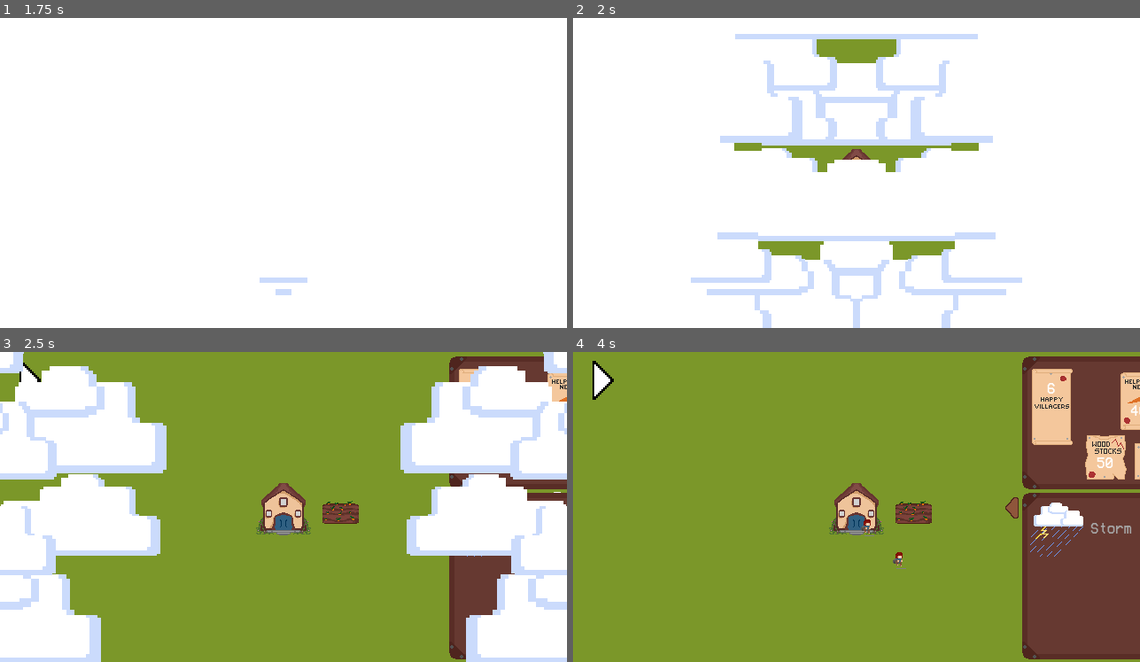
Above: before the commit, frames 1-4 (two rows, left to right).
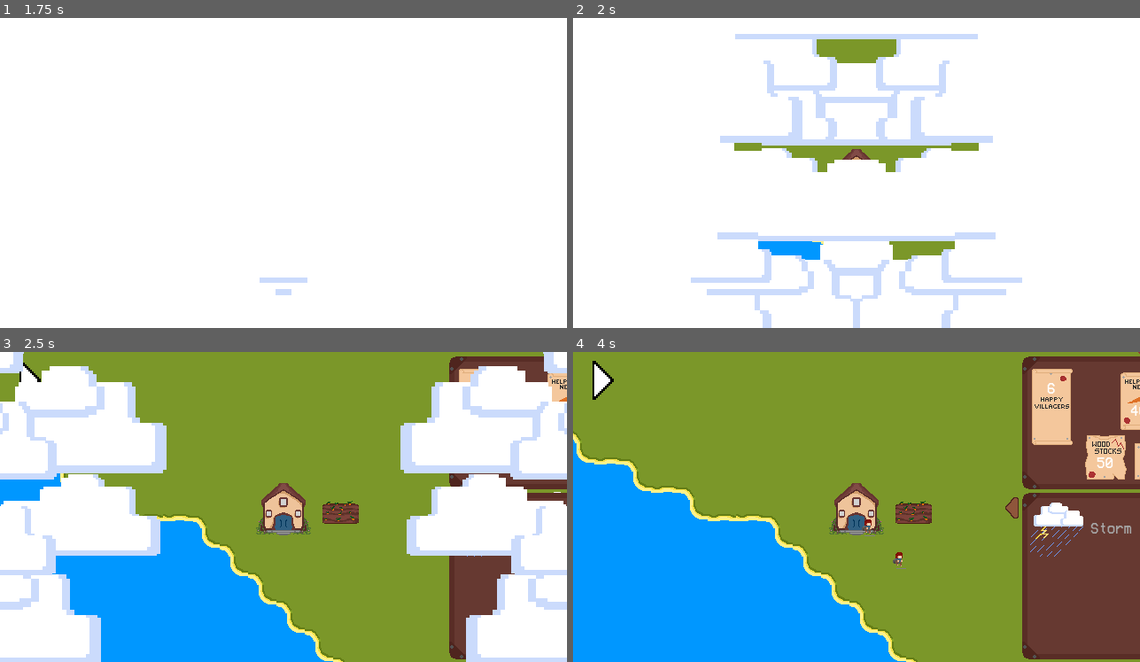
Above: after the commit, the same moments.

Repository: Resben/village-mayhem
Game: Godot game, scene res://scenes/ui/controller.tscn
Same seed, same stepped clock (60 frames per second), same inputs: the game is played once before the commit and once after it. Sound files missing from this copy of the repository are replaced by a short silence.
Inputs (mouse positions are in pixels of both pictures, inside the frame that each line leads up to):
- Up to frame 1 (1.75 s): click "Start" at 0.5 s; click "Start" at 1.25 s
- Up to frame 2 (2 s): no input
- Up to frame 3 (2.5 s): click (561, 507) at 2 s
- Up to frame 4 (4 s): click (986, 507) at 2.75 s; click (1117, 507) at 3.5 s

Frame 1 is identical in both runs. In frame 2, 0.5% of the frame differs, in the area x 32-45%, y 72-78%; in frame 3, 14%; in frame 4, 25%, in the area x 0-100%, y 0-100%.

Commit message:
[Feature] Added hill generation

Diff:
--- a/resources/tileset.tres
+++ b/resources/tileset.tres
@@ -1,13 +1,15 @@
-[gd_resource type="TileSet" load_steps=20 format=3 uid="uid://djp1po2qnkljk"]
+[gd_resource type="TileSet" load_steps=22 format=3 uid="uid://djp1po2qnkljk"]
 
 [ext_resource type="Texture2D" uid="uid://bycptb66p82f6" path="res://assets/temp/TilemapPlaceholders.png" id="2_h7vjk"]
 [ext_resource type="Texture2D" uid="uid://cywknnlv8xvlt" path="res://assets/environment/Tilemap.png" id="2_rydy1"]
+[ext_resource type="Texture2D" uid="uid://hv40h11ex8fk" path="res://assets/temp/grass_hills_tilemap.png" id="3_2fs7b"]
 
 [sub_resource type="TileSetAtlasSource" id="TileSetAtlasSource_afpvt"]
 texture = ExtResource("2_h7vjk")
 texture_region_size = Vector2i(32, 32)
 0:0/0 = 0
 1:0/0 = 0
+2:0/0 = 0
 
 [sub_resource type="NavigationPolygon" id="NavigationPolygon_gcnvv"]
 vertices = PackedVector2Array(-5, 6, -1, 16, -16, 16, -16, 1)
@@ -149,8 +151,29 @@
 3:3/0 = 0
 3:3/0/navigation_layer_0/polygon = SubResource("NavigationPolygon_ab6j7")
 
+[sub_resource type="TileSetAtlasSource" id="TileSetAtlasSource_y2i33"]
+texture = ExtResource("3_2fs7b")
+texture_region_size = Vector2i(32, 32)
+0:0/0 = 0
+1:0/0 = 0
+2:0/0 = 0
+3:0/0 = 0
+0:1/0 = 0
+1:1/0 = 0
+2:1/0 = 0
+3:1/0 = 0
+0:2/0 = 0
+1:2/0 = 0
+2:2/0 = 0
+3:2/0 = 0
+0:3/0 = 0
+1:3/0 = 0
+2:3/0 = 0
+3:3/0 = 0
+
 [resource]
 tile_size = Vector2i(32, 32)
 navigation_layer_0/layers = 1
 sources/1 = SubResource("TileSetAtlasSource_5g4sr")
 sources/0 = SubResource("TileSetAtlasSource_afpvt")
+sources/2 = SubResource("TileSetAtlasSource_y2i33")
--- a/scenes/ai/emotes.tscn
+++ b/scenes/ai/emotes.tscn
@@ -3,9 +3,24 @@
 [ext_resource type="Texture2D" uid="uid://q3d8v40exyue" path="res://assets/temp/emotions_sheet.png" id="1_4mccs"]
 [ext_resource type="Script" path="res://scenes/ai/emotes.gd" id="1_i6tcc"]
 
-[sub_resource type="Animation" id="Animation_fph3a"]
-resource_name = "work"
-length = 0.5
+[sub_resource type="Animation" id="Animation_dw81l"]
+length = 0.001
+tracks/0/type = "value"
+tracks/0/imported = false
+tracks/0/enabled = true
+tracks/0/path = NodePath("Sprite2D:frame")
+tracks/0/interp = 1
+tracks/0/loop_wrap = true
+tracks/0/keys = {
+"times": PackedFloat32Array(0),
+"transitions": PackedFloat32Array(1),
+"update": 1,
+"values": [0]
+}
+
+[sub_resource type="Animation" id="Animation_pxlfs"]
+resource_name = "chilled"
+length = 0.3
 loop_mode = 1
 tracks/0/type = "value"
 tracks/0/imported = false
@@ -14,10 +29,10 @@
 tracks/0/interp = 1
 tracks/0/loop_wrap = true
 tracks/0/keys = {
-"times": PackedFloat32Array(0, 0.1, 0.2, 0.3),
-"transitions": PackedFloat32Array(1, 1, 1, 1),
+"times": PackedFloat32Array(0, 0.1, 0.2),
+"transitions": PackedFloat32Array(1, 1, 1),
 "update": 1,
-"values": [0, 1, 2, 3]
+"values": [4, 5, 6]
 }
 
 [sub_resource type="Animation" id="Animation_puxvw"]
@@ -37,9 +52,9 @@
 "values": [8, 9]
 }
 
-[sub_resource type="Animation" id="Animation_pxlfs"]
-resource_name = "chilled"
-length = 0.3
+[sub_resource type="Animation" id="Animation_fph3a"]
+resource_name = "work"
+length = 0.5
 loop_mode = 1
 tracks/0/type = "value"
 tracks/0/imported = false
@@ -48,25 +63,10 @@
 tracks/0/interp = 1
 tracks/0/loop_wrap = true
 tracks/0/keys = {
-"times": PackedFloat32Array(0, 0.1, 0.2),
-"transitions": PackedFloat32Array(1, 1, 1),
+"times": PackedFloat32Array(0, 0.1, 0.2, 0.3),
+"transitions": PackedFloat32Array(1, 1, 1, 1),
 "update": 1,
-"values": [4, 5, 6]
-}
-
-[sub_resource type="Animation" id="Animation_dw81l"]
-length = 0.001
-tracks/0/type = "value"
-tracks/0/imported = false
-tracks/0/enabled = true
-tracks/0/path = NodePath("Sprite2D:frame")
-tracks/0/interp = 1
-tracks/0/loop_wrap = true
-tracks/0/keys = {
-"times": PackedFloat32Array(0),
-"transitions": PackedFloat32Array(1),
-"update": 1,
-"values": [0]
+"values": [0, 1, 2, 3]
 }
 
 [sub_resource type="AnimationLibrary" id="AnimationLibrary_kfdon"]
--- a/scenes/ai/villager.tscn
+++ b/scenes/ai/villager.tscn
@@ -22,6 +22,108 @@
 "values": [0]
 }
 
+[sub_resource type="Animation" id="Animation_eym01"]
+resource_name = "build"
+length = 0.4
+loop_mode = 1
+tracks/0/type = "value"
+tracks/0/imported = false
+tracks/0/enabled = true
+tracks/0/path = NodePath("Sprite2D:frame")
+tracks/0/interp = 1
+tracks/0/loop_wrap = true
+tracks/0/keys = {
+"times": PackedFloat32Array(0, 0.2),
+"transitions": PackedFloat32Array(1, 1),
+"update": 1,
+"values": [25, 26]
+}
+
+[sub_resource type="Animation" id="Animation_dsmhm"]
+resource_name = "construction"
+length = 0.4
+loop_mode = 1
+tracks/0/type = "value"
+tracks/0/imported = false
+tracks/0/enabled = true
+tracks/0/path = NodePath("Sprite2D:frame")
+tracks/0/interp = 1
+tracks/0/loop_wrap = true
+tracks/0/keys = {
+"times": PackedFloat32Array(0, 0.2),
+"transitions": PackedFloat32Array(1, 1),
+"update": 1,
+"values": [25, 26]
+}
+
+[sub_resource type="Animation" id="Animation_adupk"]
+resource_name = "food"
+length = 0.4
+loop_mode = 1
+tracks/0/type = "value"
+tracks/0/imported = false
+tracks/0/enabled = true
+tracks/0/path = NodePath("Sprite2D:frame")
+tracks/0/interp = 1
+tracks/0/loop_wrap = true
+tracks/0/keys = {
+"times": PackedFloat32Array(0, 0.2),
+"transitions": PackedFloat32Array(1, 1),
+"update": 1,
+"values": [10, 11]
+}
+
+[sub_resource type="Animation" id="Animation_ogrhl"]
+resource_name = "idle"
+length = 0.4
+loop_mode = 1
+tracks/0/type = "value"
+tracks/0/imported = false
+tracks/0/enabled = true
+tracks/0/path = NodePath("Sprite2D:frame")
+tracks/0/interp = 1
+tracks/0/loop_wrap = true
+tracks/0/keys = {
+"times": PackedFloat32Array(0, 0.2),
+"transitions": PackedFloat32Array(1, 1),
+"update": 1,
+"values": [5, 6]
+}
+
+[sub_resource type="Animation" id="Animation_p0hyd"]
+resource_name = "logging"
+length = 0.4
+loop_mode = 1
+tracks/0/type = "value"
+tracks/0/imported = false
+tracks/0/enabled = true
+tracks/0/path = NodePath("Sprite2D:frame")
+tracks/0/interp = 1
+tracks/0/loop_wrap = true
+tracks/0/keys = {
+"times": PackedFloat32Array(0, 0.2),
+"transitions": PackedFloat32Array(1, 1),
+"update": 1,
+"values": [15, 16]
+}
+
+[sub_resource type="Animation" id="Animation_ixhi3"]
+resource_name = "mine"
+length = 0.4
+loop_mode = 1
+tracks/0/type = "value"
+tracks/0/imported = false
+tracks/0/enabled = true
+tracks/0/path = NodePath("Sprite2D:frame")
+tracks/0/interp = 1
+tracks/0/loop_wrap = true
+tracks/0/keys = {
+"times": PackedFloat32Array(0, 0.2),
+"transitions": PackedFloat32Array(1, 1),
+"update": 1,
+"values": [20, 21]
+}
+
 [sub_resource type="Animation" id="Animation_gfhei"]
 resource_name = "walk"
 length = 0.5
@@ -37,108 +139,6 @@
 "transitions": PackedFloat32Array(1, 1, 1, 1, 1),
 "update": 1,
 "values": [0, 1, 2, 3, 4]
-}
-
-[sub_resource type="Animation" id="Animation_ixhi3"]
-resource_name = "mine"
-length = 0.4
-loop_mode = 1
-tracks/0/type = "value"
-tracks/0/imported = false
-tracks/0/enabled = true
-tracks/0/path = NodePath("Sprite2D:frame")
-tracks/0/interp = 1
-tracks/0/loop_wrap = true
-tracks/0/keys = {
-"times": PackedFloat32Array(0, 0.2),
-"transitions": PackedFloat32Array(1, 1),
-"update": 1,
-"values": [20, 21]
-}
-
-[sub_resource type="Animation" id="Animation_ogrhl"]
-resource_name = "idle"
-length = 0.4
-loop_mode = 1
-tracks/0/type = "value"
-tracks/0/imported = false
-tracks/0/enabled = true
-tracks/0/path = NodePath("Sprite2D:frame")
-tracks/0/interp = 1
-tracks/0/loop_wrap = true
-tracks/0/keys = {
-"times": PackedFloat32Array(0, 0.2),
-"transitions": PackedFloat32Array(1, 1),
-"update": 1,
-"values": [5, 6]
-}
-
-[sub_resource type="Animation" id="Animation_adupk"]
-resource_name = "food"
-length = 0.4
-loop_mode = 1
-tracks/0/type = "value"
-tracks/0/imported = false
-tracks/0/enabled = true
-tracks/0/path = NodePath("Sprite2D:frame")
-tracks/0/interp = 1
-tracks/0/loop_wrap = true
-tracks/0/keys = {
-"times": PackedFloat32Array(0, 0.2),
-"transitions": PackedFloat32Array(1, 1),
-"update": 1,
-"values": [10, 11]
-}
-
-[sub_resource type="Animation" id="Animation_p0hyd"]
-resource_name = "logging"
-length = 0.4
-loop_mode = 1
-tracks/0/type = "value"
-tracks/0/imported = false
-tracks/0/enabled = true
-tracks/0/path = NodePath("Sprite2D:frame")
-tracks/0/interp = 1
-tracks/0/loop_wrap = true
-tracks/0/keys = {
-"times": PackedFloat32Array(0, 0.2),
-"transitions": PackedFloat32Array(1, 1),
-"update": 1,
-"values": [15, 16]
-}
-
-[sub_resource type="Animation" id="Animation_dsmhm"]
-resource_name = "construction"
-length = 0.4
-loop_mode = 1
-tracks/0/type = "value"
-tracks/0/imported = false
-tracks/0/enabled = true
-tracks/0/path = NodePath("Sprite2D:frame")
-tracks/0/interp = 1
-tracks/0/loop_wrap = true
-tracks/0/keys = {
-"times": PackedFloat32Array(0, 0.2),
-"transitions": PackedFloat32Array(1, 1),
-"update": 1,
-"values": [25, 26]
-}
-
-[sub_resource type="Animation" id="Animation_eym01"]
-resource_name = "build"
-length = 0.4
-loop_mode = 1
-tracks/0/type = "value"
-tracks/0/imported = false
-tracks/0/enabled = true
-tracks/0/path = NodePath("Sprite2D:frame")
-tracks/0/interp = 1
-tracks/0/loop_wrap = true
-tracks/0/keys = {
-"times": PackedFloat32Array(0, 0.2),
-"transitions": PackedFloat32Array(1, 1),
-"update": 1,
-"values": [25, 26]
 }
 
 [sub_resource type="AnimationLibrary" id="AnimationLibrary_xjsdi"]
--- a/scenes/level/main.tscn
+++ b/scenes/level/main.tscn
@@ -82,7 +82,8 @@
 format = 2
 script = ExtResource("2_8ckyv")
 display_map = NodePath("../DisplayTileMap")
-dirt_placeholder_atlas = Vector2i(1, 0)
+high_placeholder_atlas = Vector2i(2, 0)
+sea_placeholder_atlas = Vector2i(1, 0)
 
 [node name="DisplayTileMap" type="TileMap" parent="."]
 texture_filter = 1
--- a/scenes/level/tilemap_controller.gd
+++ b/scenes/level/tilemap_controller.gd
@@ -1,35 +1,58 @@
 extends TileMap
 
-enum {GRASS, DIRT}
+enum {GRASS, SEA, HIGH}
 
 @export var display_map : TileMap
 @export var grass_placeholder_atlas : Vector2i
-@export var dirt_placeholder_atlas : Vector2i
+@export var high_placeholder_atlas : Vector2i
+@export var sea_placeholder_atlas : Vector2i
 
 @export var should_generate = true
 
 var neighbours = [Vector2i(0,0), Vector2i(1,0), Vector2i(0,1), Vector2i(1,1)]
 
 var noise = FastNoiseLite.new()
-var threshold = 0.5
+var sea_threshold = 0.5
+var high_threshold = 0.7
 
-var neighbours_to_atlas = {
+var neighbours_to_atlas_grass_sea = {
+	## GRASS TO SEA
 	[GRASS, GRASS, GRASS, GRASS] : Vector2i(2, 1),
-	[DIRT, DIRT, DIRT, GRASS] : Vector2i(1, 3),
-	[DIRT, DIRT, GRASS, DIRT] : Vector2i(0, 0),
-	[DIRT, GRASS, DIRT, DIRT] : Vector2i(0, 2),
-	[GRASS, DIRT, DIRT, DIRT] : Vector2i(3, 3),
-	[DIRT, GRASS, DIRT, GRASS] : Vector2i(1, 0),
-	[GRASS, DIRT, GRASS, DIRT] : Vector2i(3, 2),
-	[DIRT, DIRT, GRASS, GRASS] : Vector2i(3, 0),
-	[GRASS, GRASS, DIRT, DIRT] : Vector2i(1, 2),
-	[DIRT, GRASS, GRASS, GRASS] : Vector2i(1, 1),
-	[GRASS, DIRT, GRASS, GRASS] : Vector2i(2, 0),
-	[GRASS, GRASS, DIRT, GRASS] : Vector2i(2, 2),
-	[GRASS, GRASS, GRASS, DIRT] : Vector2i(3, 1),
-	[DIRT, GRASS, GRASS, DIRT] : Vector2i(2, 3),
-	[GRASS, DIRT, DIRT, GRASS] : Vector2i(0, 1),
-	[DIRT, DIRT, DIRT, DIRT] : Vector2i(0, 3),
+	[SEA, SEA, SEA, GRASS] : Vector2i(1, 3),
+	[SEA, SEA, GRASS, SEA] : Vector2i(0, 0),
+	[SEA, GRASS, SEA, SEA] : Vector2i(0, 2),
+	[GRASS, SEA, SEA, SEA] : Vector2i(3, 3),
+	[SEA, GRASS, SEA, GRASS] : Vector2i(1, 0),
+	[GRASS, SEA, GRASS, SEA] : Vector2i(3, 2),
+	[SEA, SEA, GRASS, GRASS] : Vector2i(3, 0),
+	[GRASS, GRASS, SEA, SEA] : Vector2i(1, 2),
+	[SEA, GRASS, GRASS, GRASS] : Vector2i(1, 1),
+	[GRASS, SEA, GRASS, GRASS] : Vector2i(2, 0),
+	[GRASS, GRASS, SEA, GRASS] : Vector2i(2, 2),
+	[GRASS, GRASS, GRASS, SEA] : Vector2i(3, 1),
+	[SEA, GRASS, GRASS, SEA] : Vector2i(2, 3),
+	[GRASS, SEA, SEA, GRASS] : Vector2i(0, 1),
+	[SEA, SEA, SEA, SEA] : Vector2i(0, 3),
+}
+
+var neighbours_to_atlas_grass_highland = {
+	## GRASS TO HIGHLAND
+	[HIGH, HIGH, HIGH, HIGH] : Vector2i(2, 1),
+	[GRASS, GRASS, GRASS, HIGH] : Vector2i(1, 3),
+	[GRASS, GRASS, HIGH, GRASS] : Vector2i(0, 0),
+	[GRASS, HIGH, GRASS, GRASS] : Vector2i(0, 2),
+	[HIGH, GRASS, GRASS, GRASS] : Vector2i(3, 3),
+	[GRASS, HIGH, GRASS, HIGH] : Vector2i(1, 0),
+	[HIGH, GRASS, HIGH, GRASS] : Vector2i(3, 2),
+	[GRASS, GRASS, HIGH, HIGH] : Vector2i(3, 0),
+	[HIGH, HIGH, GRASS, GRASS] : Vector2i(1, 2),
+	[GRASS, HIGH, HIGH, HIGH] : Vector2i(1, 1),
+	[HIGH, GRASS, HIGH, HIGH] : Vector2i(2, 0),
+	[HIGH, HIGH, GRASS, HIGH] : Vector2i(2, 2),
+	[HIGH, HIGH, HIGH, GRASS] : Vector2i(3, 1),
+	[GRASS, HIGH, HIGH, GRASS] : Vector2i(2, 3),
+	[HIGH, GRASS, GRASS, HIGH] : Vector2i(0, 1),
+	[GRASS, GRASS, GRASS, GRASS] : Vector2i(0, 3),
 }
 
 # Called when the node enters the scene tree for the first time.
@@ -55,7 +78,9 @@
 			var edge_falloff = calculate_falloff(x, y, Global.map_size)
 			noise_value *= edge_falloff
 			var tile_id
-			if (noise_value > threshold):
+			if noise_value > high_threshold:
+				tile_id = Vector2i(2, 0)
+			elif noise_value > sea_threshold:
 				tile_id = Vector2i(0, 0)
 			else:
 				tile_id = Vector2i(1, 0)
@@ -72,19 +97,37 @@
 func set_display_tile(vec):
 	for i in neighbours.size():
 		var new_pos = vec + neighbours[i]
-		display_map.set_cell(0, new_pos, 1, calculate_display_tile(new_pos))
+		var displaySet = calculate_display_tile(new_pos)
+		display_map.set_cell(0, new_pos, displaySet[1], displaySet[0])
 
 func calculate_display_tile(vec):
-	var bottom_right = get_world_tile(vec - neighbours[0])
-	var bottom_left = get_world_tile(vec - neighbours[1])
-	var top_right = get_world_tile(vec - neighbours[2])
-	var top_left = get_world_tile(vec - neighbours[3])
+	var atlas = []
+	atlas.push_back(get_world_tile(vec - neighbours[3]))
+	atlas.push_back(get_world_tile(vec - neighbours[2]))
+	atlas.push_back(get_world_tile(vec - neighbours[1]))
+	atlas.push_back(get_world_tile(vec - neighbours[0]))
 
-	return neighbours_to_atlas[[top_left, top_right, bottom_left, bottom_right]]
+	var tileset = 1
+	# MAKE SURE THAT SEA AND HIGHLAND DONT CROSS OVER
+	if SEA in atlas:
+		if HIGH in atlas:
+			print("HIGH and SEA in same gridplacement")
+			for a in atlas:
+				if a == HIGH:
+					a = GRASS
+	elif HIGH in atlas:
+		tileset = 2
+
+	if tileset == 1:
+		return [neighbours_to_atlas_grass_sea[atlas], tileset]
+	else:
+		return [neighbours_to_atlas_grass_highland[atlas], tileset]
 
 func get_world_tile(vec):
 	var atlas = get_cell_atlas_coords(0, vec)
 	if atlas == grass_placeholder_atlas:
 		return GRASS
+	elif atlas == high_placeholder_atlas:
+		return HIGH
 	else:
-		return DIRT
+		return SEA
--- a/scenes/level/village_tile_controller.gd
+++ b/scenes/level/village_tile_controller.gd
@@ -64,7 +64,7 @@
 
 func get_random_valid_display_position():
 	var flag = true
-	var tiles = display_map.get_used_cells_by_id(0, 1, Vector2i(2, 1))
+	var tiles = display_map.get_used_cells_by_id(0, 1, Vector2i(2, 1)) + display_map.get_used_cells_by_id(0, 2, Vector2i(2, 1))
 	var rand
 	while flag:
 		rand = randi_range(0, tiles.size() - 1)
--- a/scenes/ui/controller.tscn
+++ b/scenes/ui/controller.tscn
@@ -290,7 +290,6 @@
 layer_0/tile_data = PackedInt32Array(393221, 0, 0, 327685, 0, 0, 262149, 0, 0, 262150, 0, 0, 327686, 0, 0, 196614, 0, 0 …(4073 unchanged characters)…
 script = ExtResource("6_olstc")
 display_map = NodePath("../DisplayTileMap")
-dirt_placeholder_atlas = Vector2i(1, 0)
 should_generate = false
 
 [node name="DisplayTileMap" type="TileMap" parent="Startup"]
@@ -469,9 +468,9 @@
 anchor_top = 0.5
 anchor_bottom = 0.5
 offset_left = -26.7065
-offset_top = 3134.0
+offset_top = 3484.0
 offset_right = 13.2935
-offset_bottom = 3166.0
+offset_bottom = 3516.0
 grow_vertical = 2
 texture_normal = ExtResource("7_08pkq")
 
Binary file changed: assets/temp/TilemapPlaceholders.png
Binary file added: assets/temp/grass_hills_tilemap.png
Not shown, added: assets/temp/grass_hills_tilemap.png.import
